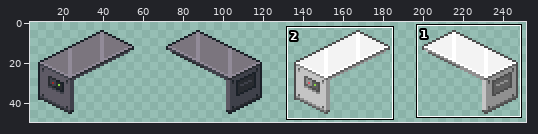
One commit to this sprite sheet: Assets/Sprites/cut_bal_up.png. The picture above shows the old version from afar; the outline marks the close-up.
Close-up. Before the commit:
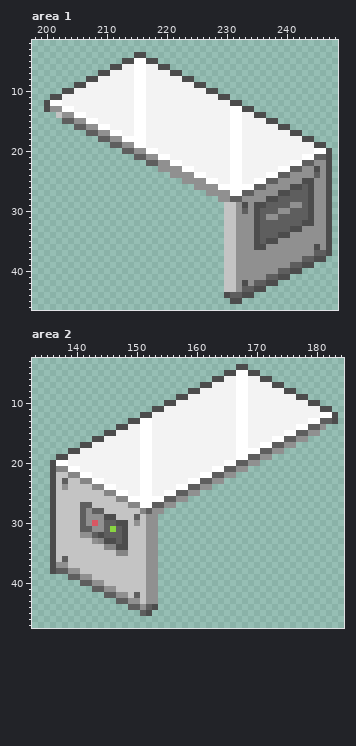
The file is 256x64 pixels. Colours within 5 levels of each other are drawn and written as one. Shown: area 1: x 198..248, y 2..46; area 2: x 133..184, y 3..47. The wide view leaves out empty margins. The commit also changed other parts of the picture, which this record leaves out.
Once edited:
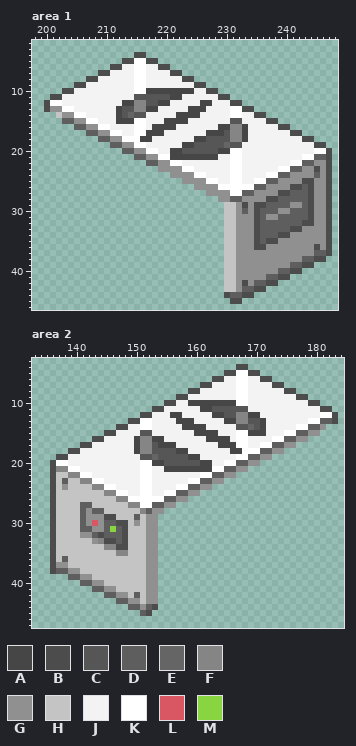
Palette (. is transparent): A #464646  B #4c4c4c  C #565656  D #5e5e5e  E #656565  F #858585  G #909090  H #c4c4c4  J #f3f3f3  K #ffffff  L #d95763  M #89d541
From old to new:
{"where": "area 1"}
{"y":10,"x":217,"old":"JJJJJJJJ","new":"AAAAAAAA"}
{"y":11,"x":215,"old":"KKJJJJJJ","new":"CCCCCCAA"}
{"y":12,"x":213,"old":"JJKKJJJJ","new":"AAFFCCAA"}
{"y":12,"x":226,"old":"JJ","new":"AA"}
{"y":13,"x":212,"old":"JJJKKJJ","new":"ACCFFAA"}
{"y":13,"x":224,"old":"JJJ","new":"AAA"}
{"y":14,"x":212,"old":"JJJKK","new":"ACECC"}
{"y":14,"x":222,"old":"JJJJ","new":"AAAA"}
{"y":15,"x":212,"old":"JJJ","new":"AAA"}
{"y":15,"x":220,"old":"JJJJ","new":"AAAA"}
{"y":15,"x":231,"old":"KK","new":"CC"}
{"y":16,"x":218,"old":"JJJJ","new":"AAAA"}
{"y":16,"x":229,"old":"JJKKJ","new":"AAFFA"}
{"y":17,"x":217,"old":"JJJ","new":"AAA"}
{"y":17,"x":227,"old":"JJJJKKJ","new":"AAACFFA"}
{"y":18,"x":216,"old":"KJ","new":"AA"}
{"y":18,"x":225,"old":"JJJJJJKKJ","new":"AACCCCFFA"}
{"y":19,"x":223,"old":"JJJJJJJJKK","new":"AACCCCCECC"}
{"y":20,"x":221,"old":"JJJJJJJJJJ","new":"AACCCCCCAA"}
{"y":21,"x":221,"old":"JJJJJJJJ","new":"AAAAAAAA"}
{"where": "area 2"}
{"y":10,"x":159,"old":"JJJJJJJJ","new":"AAAAAAAA"}
{"y":11,"x":161,"old":"JJJJJJKK","new":"AACCCCCC"}
{"y":12,"x":156,"old":"JJ","new":"AA"}
{"y":12,"x":163,"old":"JJJJKKJJ","new":"AACCFFAA"}
{"y":13,"x":157,"old":"JJJ","new":"AAA"}
{"y":13,"x":165,"old":"JJKKJJJ","new":"AAFFCCA"}
{"y":14,"x":158,"old":"JJJJ","new":"AAAA"}
{"y":14,"x":167,"old":"KKJJJ","new":"CCECA"}
{"y":15,"x":151,"old":"KK","new":"CC"}
{"y":15,"x":160,"old":"JJJJ","new":"AAAA"}
{"y":15,"x":169,"old":"JJJ","new":"AAA"}
{"y":16,"x":150,"old":"JKKJJ","new":"AFFAA"}
{"y":16,"x":162,"old":"JJJJ","new":"AAAA"}
{"y":17,"x":150,"old":"JKKJJJJ","new":"AFFCAAA"}
{"y":17,"x":164,"old":"JJJ","new":"AAA"}
{"y":18,"x":150,"old":"JKKJJJJJJ","new":"AFFCCCCAA"}
{"y":18,"x":166,"old":"JK","new":"AA"}
{"y":19,"x":151,"old":"KKJJJJJJJJ","new":"CCECCCCCAA"}
{"y":20,"x":153,"old":"JJJJJJJJJJ","new":"AACCCCCCAA"}
{"y":21,"x":155,"old":"JJJJJJJJ","new":"AAAAAAAA"}
{"label":"changed","picture_box":[116,88,248,160]}
{"label":"changed","picture_box":[134,400,266,472]}
